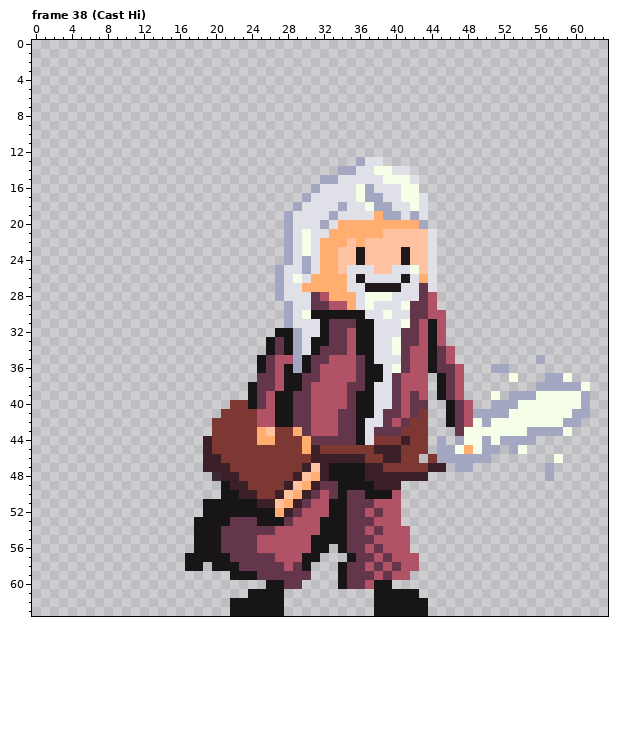
File history of a pixel-art file, Characters/Sprites/Red/Red.aseprite. Above: the version before the commit.
64x64 pixels, 74 frames. Pixels under 10% opacity are left out. Colours within 5 levels of each other are drawn and written as one. Shown: frame 38 (Cast Hi). The commit also changed other frames, which this record leaves out.
Once edited:
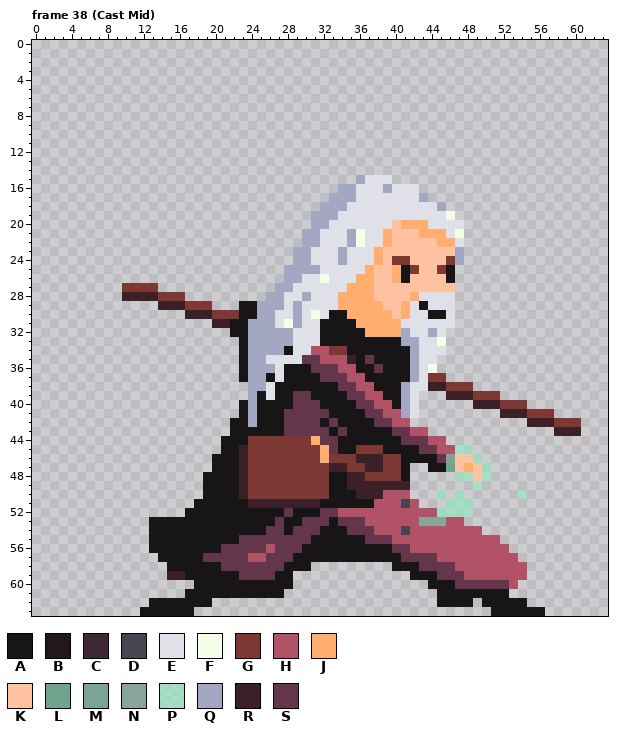
Palette (. is transparent): A #171516  B #21181b  C #3d2936  D #484351  E #dfe0e8  F #f5ffe8  G #7d3833  H #b25266  J #ffae70  K #ffc2a1  L #6fa48e  M #7ba499  N #89a49a  P #92e8c0aa  Q #a3a7c2  R #3b2027  S #64364b
The exact change:
--- frame 38 (Cast Mid), layer "Sprite Sheet"
@@ x 0..63 @@
 12 ................................................................
-13 ....................................QEE.........................
-14 ..................................QQEEFFEE......................
-15 ................................QQEEEEEFFFE.....................
-16 ...............................QEEEEFQEEEFF.....................
-17 ..............................QEEEEEFQQEEFFE....................
-18 .............................QEEEEQEEFQQEEFE....................
-19 ............................QEEEEQEEEEJQQEQE....................
-20 ............................QEEEQEJJJJJJJJJQ....................
-21 ............................QEFEEJJJJJJKKKKKE...................
-22 ............................QEFEJJJKJKKKKKKKE...................
-23 ............................QEFEJJKKBKKKKBKKE...................
-24 ............................QEQEJJKKBKKKKBKKE...................
-25 ...........................QEEQEJJKEEEKKEEFKE...................
-26 ...........................QEFEJJJJEBEEEEBEJE...................
-27 ...........................QEEJJJJJEEBBBBEESE...................
-28 ...........................QEEESHJJJEFFFEEESH...................
-29 ............................QEESSHHJEFEEEFSSH...................
-30 ............................QEFAAAAAAEEFEESSHH..................
-31 ............................QEEEASSSAAEEEFSHAH..................
-32 ...........................AAQEEASSHAAEEESSHAH..................
-33 ..........................ASAQEAASSHAAEEFSSHAH..................
-34 ..........................ASAQEASSSHAAEEFSHHASH.................
-35 .........................ASHHQASSHHHSAEEESHHASH.........Q.......
-36 .........................ASHAQASHHHHSAAEFSHHASSH...QQ...........
-37 .........................SSHAASSHHHHSAAESHHH.ASH.....F...QQF....
-38 ........................ASSHAASHHHHSSAEESHHH.ASH........QQQQQF..
-39 ........................ASHAASSHHHHSAAEESHSH.ASH...F.QQQFFFFFQ..
-40 ......................GGASHAASSHHHHSAAEESHSS..ASH..QQQFFFFFFFQ..
-41 .....................GGGGHHAASSHHHSSAAESSHSG..ASHQQQQFFFFFFFQQ..
-42 ....................GGGGGHHAASSHHHSSAEESHSGG..ASHFQFFFFFFFFQQ...
-43 ....................GGGGGJKGGJSHHHSSAESSSGGG...SFFFFFFFQQQQF....
-44 ...................RGGGGGJJGGGJSSSSSAEGGGRGG.Q.QFFQFQQQQ........
-45 ...................RGGGGGGGGGGJRGGGGGGRRRGGG.QQFJFQQ.QF.........
-46 ...................RRGGGGGGGGGGRRRRRRGGRRGG.GQQQQQQ.......F.....
-47 ...................RRRGGGGGGGGRKRAAAARRGGGGGRR.QQ........Q......
-48 ....................CRRGGGGGGRKJRAAAARRRRRRR.............Q......
-49 .....................ARRGGGGRKJRSSAAAARRR.......................
-50 .....................AARRGGRKJRSHSASSAAAH.......................
-51 ...................AAAAAARRKJRSHHAASSSHHH.......................
-52 ...................AAAAAAAAJRSHHHAASSHSHH.......................
-53 ..................AAAASSSAAASHHHAAASSSHHH.......................
-54 ..................AAASSSSSSHHHHHAAASSHSHHH......................
-55 ..................AAASSSSHHHHHHAAAASSSHHHH......................
-56 ..................AAASSSSHHHHHHAA.ASSHSHHH......................
-57 .................AAAAASSSSSHHHAA...ASSHSHHH.....................
-58 .................AA.AAASSSSSHSA...ASSHSHSHH.....................
-59 ......................AAASSSSSS...ASSSHSHH......................
-60 ..........................AASS....ASSHAA........................
-61 ........................AAAA..........AAAAA.....................
-62 ......................AAAAAA..........AAAAAA....................
-63 ......................AAAAAA..........AAAAAA....................
+13 ................................................................
+14 ................................................................
+15 ....................................QEEE........................
+16 ..................................QQEEEQEEE.....................
+17 .................................QQQEEEEEEEQ....................
+18 ................................QQQEEEEEEEEEEQ..................
+19 ...............................QQQEEEEEEEEEEEEF.................
+20 ...............................QQEEEEEEEKJJJEEEE................
+21 ..............................QQEEEQFEEJKKKJJJEF................
+22 ..............................QQEEEQFEEJKKKKKJJE................
+23 .............................QQEEEQEEEJKKKKKKKKQ................
+24 .............................QQEEEQEEEJKGGKKKKGQ................
+25 ............................QQQQEEEEEJKKJAGKKGA.................
+26 ............................QQEEFEEEJJKKJAKKKKA.................
+27 ..........GGGG.............QQEEEEEEJJJKKKKKKKKK.................
+28 ..........RRRRGGG.........QQEEQEEEJJJJKKKKJEEEE.................
+29 ..............RRRGGG...AAQQQEQEEEEJJJJJKKJEAEEE.................
+30 .................RRRGGGAAQQEEQEFEAAJJJJJKJEEAAE.................
+31 ....................RRAAQQQEFQEEAAAAJJJJJEEEEEE.................
+32 ......................AAQQQQQEEEAAAAAJJJJQEEQE..................
+33 .......................AQQQQQEEEAAAAAAAAAQQEEF..................
+34 .......................AQQQQAEEHHGGAAAAAAAQEEE..................
+35 .......................AQQEEEESSHHHRASAAAAQEE...................
+36 .......................AQQQEAAASSSHHAASAAAQEF...................
+37 .......................AQQAEAAAASSSHHAAAAAQEGG..................
+38 ........................QQEAAAAAAASSHHAAAQEERRGGG...............
+39 ........................QAEAASSAAAASSHHAAQE...RRRGGG............
+40 .......................AQAAAASSSAAAASSHHAQE......RRRGGG.........
+41 .......................AQAAASSSSSAAAASSHHQE.........RRRGGG......
+42 ......................AAQAAASSSSASAAAASSHH.............RRRGGG...
+43 ......................AAAAAASSSSSASAAAAASSHH..............RRR...
+44 .....................AAAGGGGGGGJSSAAAAAAASSSHH..................
+45 .....................AARGGGGGGGGJSAAGGGAAAASSHHPP...............
+46 ....................AAARGGGGGGGGJGGGRRRGGAAAASMKKP..............
+47 ....................AAARGGGGGGGGGRRGGRRGGA..AALKJKP.............
+48 ...................AAAARGGGGGGGGGAARRGGGGA.....PPKP.............
+49 ...................AAAARGGGGGGGGGAARRRRRRR.......P..............
+50 ...................AAAARGGGGGGGGGAAARRRHHH...P.P......P.........
+51 ..................AAAAAARRRRRRRRAAAAAAHHHDH...PPP...............
+52 .................AAAAAAAAAAASAAASSHHHHHHHHHHHPPPP...............
+53 .............AAAAAAAAAAAAAASAASSSASSSHHHHHHNNNHH................
+54 .............AAAAAAAAAAAAASSASSSAAASSSHHHDHHHHHHHH..............
+55 .............AAAAAAAAAASSSSSSSSAAAAAASSSHHHHHHHHHHHH............
+56 .............AAAAAAAASSSSSHSSSAAAAAAAAAASSHHHHHHHHHHH...........
+57 ..............AAAAASSSSSHHSSSAAAAAAAAAAAASSSSHHHHHHHHH..........
+58 ...............AAAAAASSSSSSSAAA.........AAASSSSHHHHHHHH.........
+59 ...............RRAAAAAASSSSAA.............AAASSSHHHHHHH.........
+60 ..................AAAAAAAAAAA...............AAASSSSSSH..........
+61 .................AAAAAAAAAAA.................AAAAAAAA...........
+62 .............AAAAAAA.........................AAAA.AAAAA.........
+63 ............AAAAAA.................................AAAAAA.......
